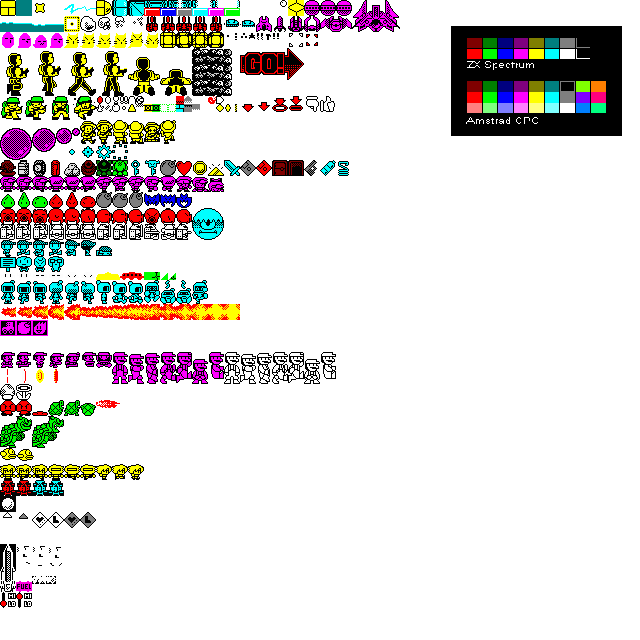
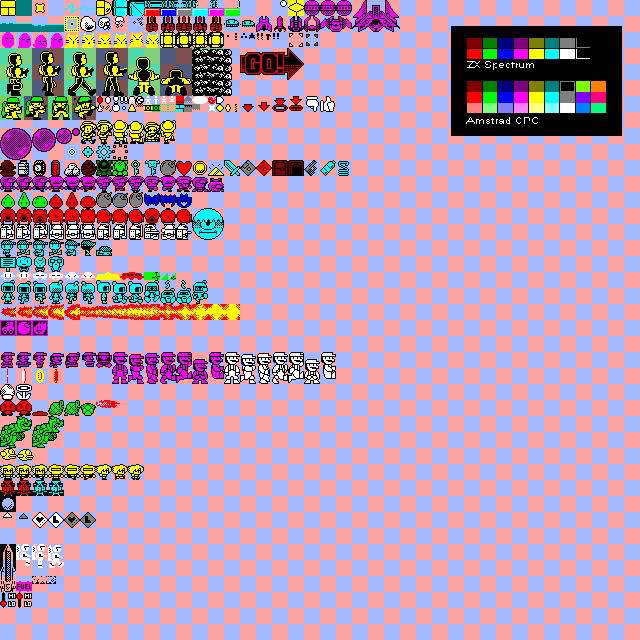
Two versions of the same layered image (640×640). Layer-by-layer changes:
showed "Sfondo" over [0, 0, 640, 640]
